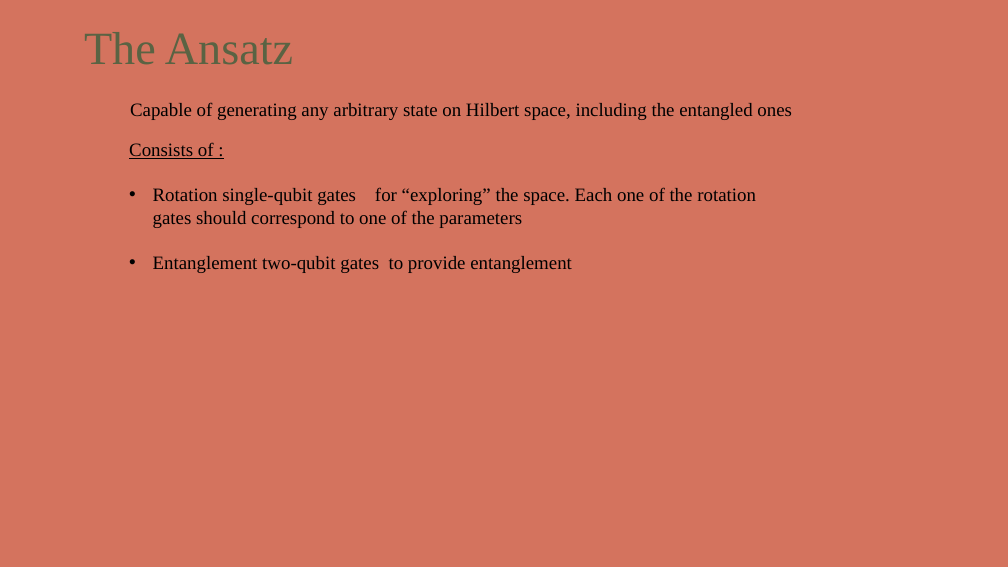
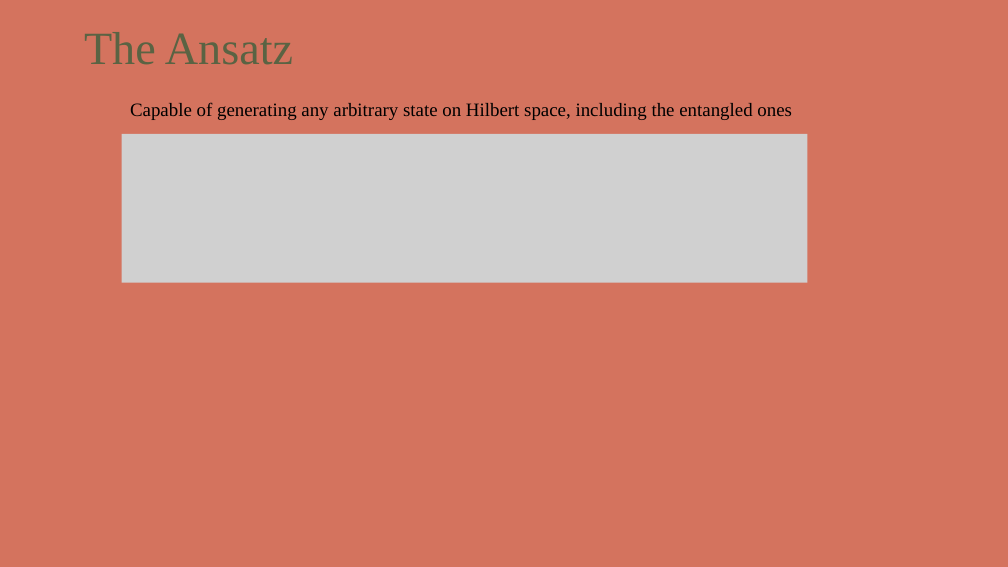
Before and after one commit to kthod/VQLS_algorithm, a slide deck: slide 17 of VQLS_presentation.pptx. Drawn at 1008x567 pixels with LibreOffice and Linux fonts; fonts in the diff are those of the drawing; grey boxes stand for pictures; background and template pictures are left out. Boxes give left, top, right and bottom in pixels: in the first picture for what was removed or moved away, otherwise in the second. Text is boxed around its words. In the diff, an @@ line names an element or a change of style, - is before the commit and + after.

```diff
--- a/VQLS_presentation.pptx
+++ b/VQLS_presentation.pptx
@@ picture added at box(122, 134, 808, 283) @@
@@ text removed at box(129, 142, 756, 273) @@
-Consists of :
-• Rotation single-qubit gates for “exploring” the space. Each one of the rotation gates should correspond to one of the parameters
-• Entanglement two-qubit gates to provide entanglement
```
Also in this commit, not shown: 29 other slides changed, 4 slides added, 4 slides removed, 1 other file.
